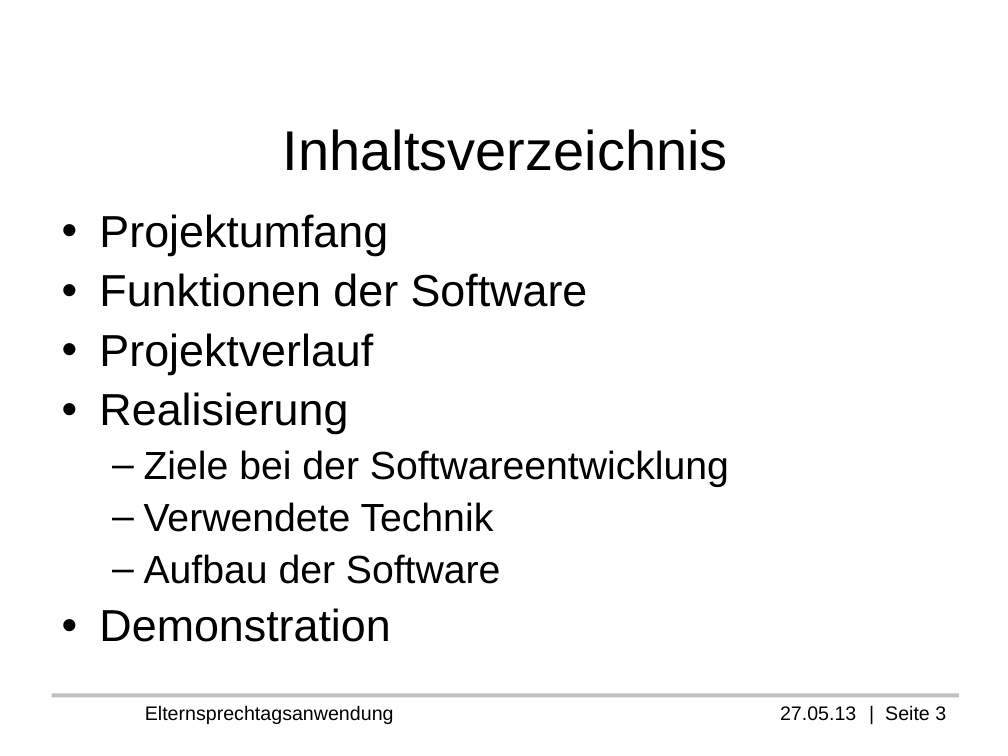
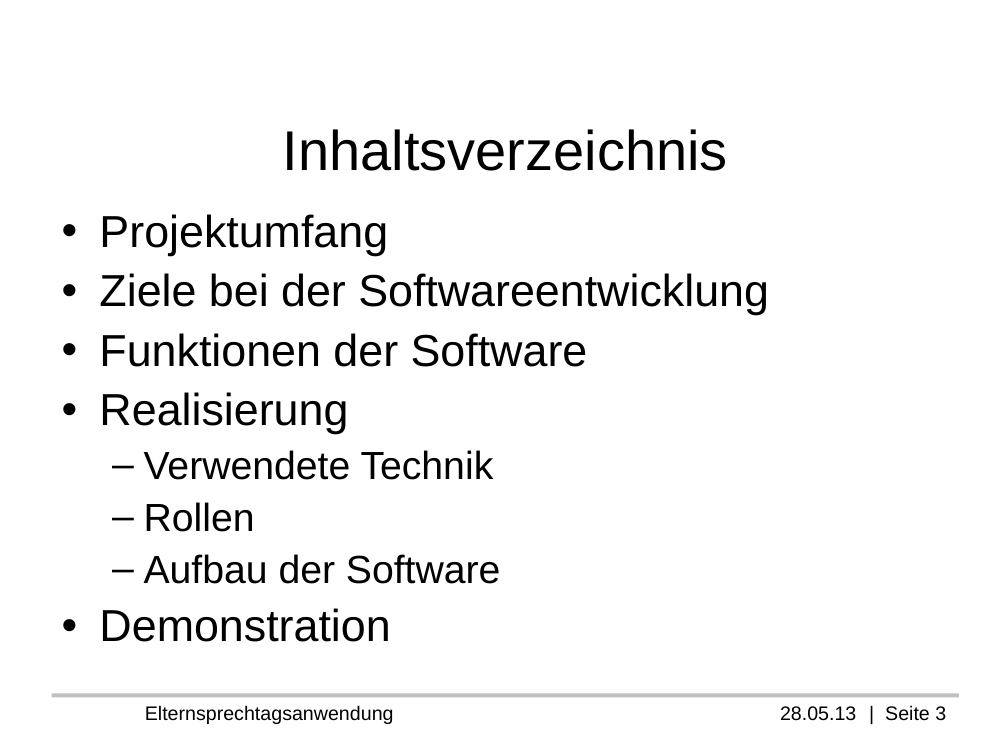
Before and after one commit to Professi/esta, a slide deck: slide 3 of docs/Praesentation/Elternsprechtagsanwendung(ESTA).odp. Drawn at 1008x756 pixels with LibreOffice and Linux fonts; fonts in the diff are those of the drawing; background and template pictures are left out. Boxes give left, top, right and bottom in pixels: in the first picture for what was removed or moved away, otherwise in the second. Text is boxed around its words. In the diff, an @@ line names an element or a change of style, - is before the commit and + after.

```diff
--- a/docs/Praesentation/Elternsprechtagsanwendung(ESTA).odp
+++ b/docs/Praesentation/Elternsprechtagsanwendung(ESTA).odp
@@ text at [99, 273, 769, 315]: paragraph added @@
+• Ziele bei der Softwareentwicklung
@@ text at [99, 333, 373, 375]: paragraph removed @@
-• Projektverlauf
@@ text at [144, 450, 729, 487]: paragraph removed @@
-  – Ziele bei der Softwareentwicklung
@@ text at [144, 502, 255, 532]: paragraph added @@
+  – Rollen
@@ text at [145, 705, 946, 724]: text changed @@
-Elternsprechtagsanwendung 27.05.13 | Seite 3
+Elternsprechtagsanwendung 28.05.13 | Seite 3
```
Also in this commit, not shown: 4 other slides changed, 2 slides removed, 8 other files.
